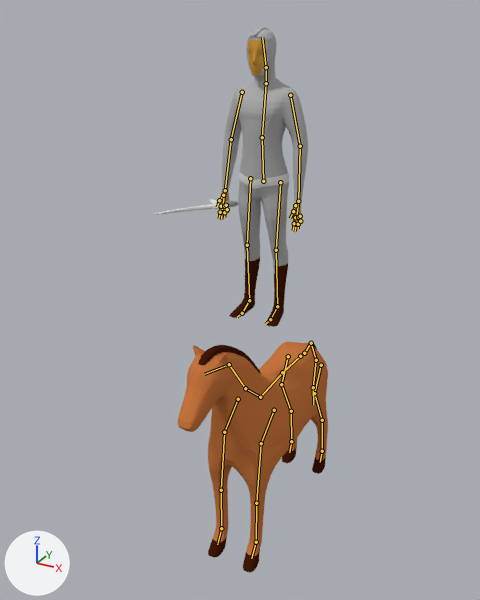
A saved change to the Blender file RTS Dev Project/Assets/Models/Characters/greek/knight.blend.
Before and after are seen from a camera (50 mm lens) standing at (5.74, -11.29, 11.57) and looking at (-0.49, 0.04, 5.9). The lights are fixed; the arrows at lower left show +X, +Y and +Z. The bones that bend it are drawn over the model as lines.

In view in the first picture: 'horse mesh', 'human mesh'.
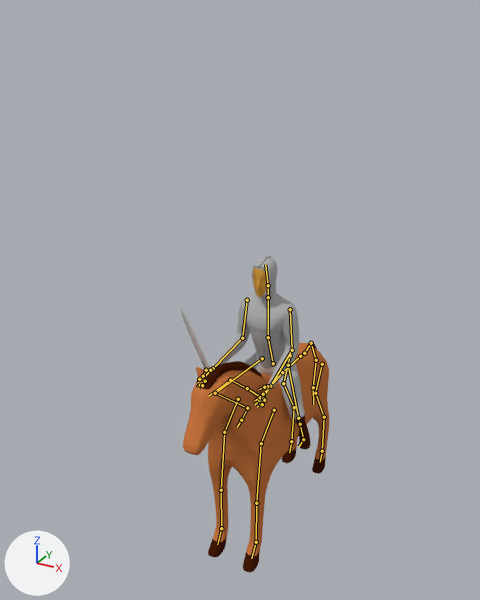
The newer file adds an action. The first version stands in its rest pose; the second is drawn at frame 30 of the action 'human stand by'.

Boxes (x1, y1, x2, y2) around the edits, measured in the pictures (480 x 600 px):
'human mesh', posed (15% narrower, 36% shorter): before (154, 27, 308, 327); after (181, 256, 311, 449)
'horse mesh', posed: before (178, 341, 328, 573); after (183, 342, 329, 573)
bone 'lower neck', root to tip: before (260, 397) to (245, 388); after (260, 397) to (247, 388)
bone 'upper leg.L', root to tip: before (321, 365) to (314, 393); after (322, 364) to (315, 393)
bone 'upper leg.R', root to tip: before (288, 356) to (281, 384); after (290, 355) to (283, 383)
bone 'torso', root to tip: before (263, 181) to (262, 137); after (273, 363) to (268, 337)
bone 'chest', root to tip: before (262, 137) to (266, 83); after (268, 337) to (268, 297)
bone 'neck', root to tip: before (266, 83) to (266, 67); after (268, 297) to (268, 285)
bone 'lower thumb.L', root to tip: before (293, 211) to (290, 218); after (264, 387) to (259, 389)
bone 'lower middle.L', root to tip: before (296, 224) to (295, 231); after (259, 400) to (255, 404)
bone 'lower index.L', root to tip: before (294, 223) to (293, 230); after (260, 397) to (255, 400)
bone 'lower thumb.R', root to tip: before (219, 200) to (217, 207); after (206, 370) to (204, 374)
bone 'lower middle.R', root to tip: before (222, 212) to (221, 219); after (199, 382) to (197, 387)
bone 'lower index.R', root to tip: before (220, 212) to (219, 218); after (199, 379) to (197, 383)

What the commit changed:
Bone 'lower neck' (bone_lower_neck) turns from (0, 0, 0) to (0, 0, 2) degrees about its own x, y and z.
Bone 'head control' (bone_head_control) moves from (0.0, 0.0, 0.0) to (0.01, 0.07, -0.05).
Bone 'head control' (bone_head_control) turns from (0, 0, 0) to (-5, -3, 2) degrees about its own x, y and z.
Bone 'head ik' (bone_head_ik) moves from (0.0, 0.0, 0.0) to (0.16, -0.4, -0.03).
Bone 'upper leg.L' (bone_upper_leg_l) moves from (0.0, 0.0, 0.0) to (0.0, -0.02, -0.09).
Bone 'upper leg.R' (bone_upper_leg_r) moves from (0.0, 0.0, 0.0) to (0.0, -0.02, -0.12).
Bone 'root' (bone_root) moves from (0.0, 0.0, 0.0) to (0.0, -0.397, -2.735).
Bone 'torso' (bone_torso) turns from (0, 0, 0) to (-15, 0, 0) degrees about its own x, y and z.
Bone 'leg pole target.L' (bone_leg_pole_target_l) moves from (0.0, 0.0, 0.0) to (-0.726, -0.02, -0.053).
Bone 'chest' (bone_chest) turns from (0, 0, 0) to (-4, 0, 0) degrees about its own x, y and z.
Bone 'neck' (bone_neck) turns from (0, 0, 0) to (15, 0, -1) degrees about its own x, y and z.
Bone 'lower thumb.L' (bone_lower_thumb_l) turns from (0, 0, 0) to (-22, -22, -8) degrees about its own x, y and z.
Bone 'lower middle.L' (bone_lower_middle_l) moves from (0.0, 0.0, 0.0) to (0.007, 0.0, -0.001).
Bone 'lower middle.L' (bone_lower_middle_l) turns from (0, 0, 0) to (0, 6, -16) degrees about its own x, y and z.
Bone 'lower index.L' (bone_lower_index_l) moves from (0.0, 0.0, 0.0) to (0.012, 0.001, -0.001).
Bone 'lower index.L' (bone_lower_index_l) turns from (0, 0, 0) to (1, 5, -19) degrees about its own x, y and z.
Bone 'lower thumb.R' (bone_lower_thumb_r) turns from (0, 0, 0) to (-22, 22, 8) degrees about its own x, y and z.
Bone 'lower middle.R' (bone_lower_middle_r) moves from (0.0, 0.0, 0.0) to (-0.007, 0.0, -0.001).
Bone 'lower middle.R' (bone_lower_middle_r) turns from (0, 0, 0) to (0, -6, 16) degrees about its own x, y and z.
Bone 'lower index.R' (bone_lower_index_r) moves from (0.0, 0.0, 0.0) to (-0.012, 0.001, -0.001).
Bone 'lower index.R' (bone_lower_index_r) turns from (0, 0, 0) to (1, -5, 19) degrees about its own x, y and z.
Bone 'lower arm ik.L' (bone_lower_arm_ik_l) moves from (0.0, 0.0, 0.0) to (-0.16, -0.816, 0.49).
Bone 'upper arm ik.L' (bone_upper_arm_ik_l) moves from (0.0, 0.0, 0.0) to (-0.064, -0.176, -0.138).
Bone 'leg control.L' (bone_leg_control_l) moves from (0.0, 0.0, 0.0) to (-0.229, 0.244, 0.764).
Bone 'leg pole target.R' (bone_leg_pole_target_r) moves from (0.0, 0.0, 0.0) to (0.726, -0.02, -0.053).
Bone 'lower arm ik.R' (bone_lower_arm_ik_r) moves from (0.0, 0.0, 0.0) to (-0.076, -0.81, 0.484).
Bone 'upper arm ik.R' (bone_upper_arm_ik_r) moves from (0.0, 0.0, 0.0) to (0.064, -0.176, -0.138).
Bone 'leg control.R' (bone_leg_control_r) moves from (0.0, 0.0, 0.0) to (0.229, 0.244, 0.764).
